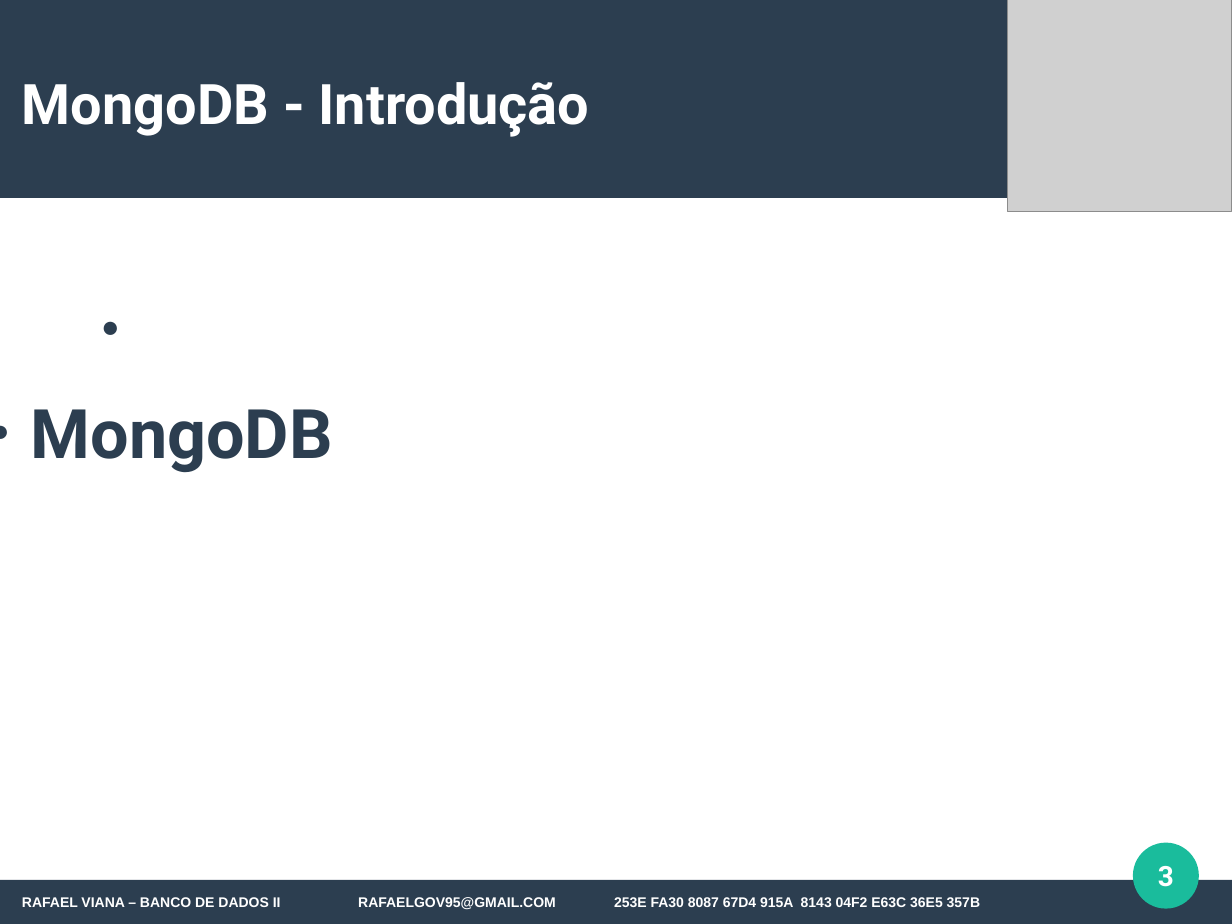
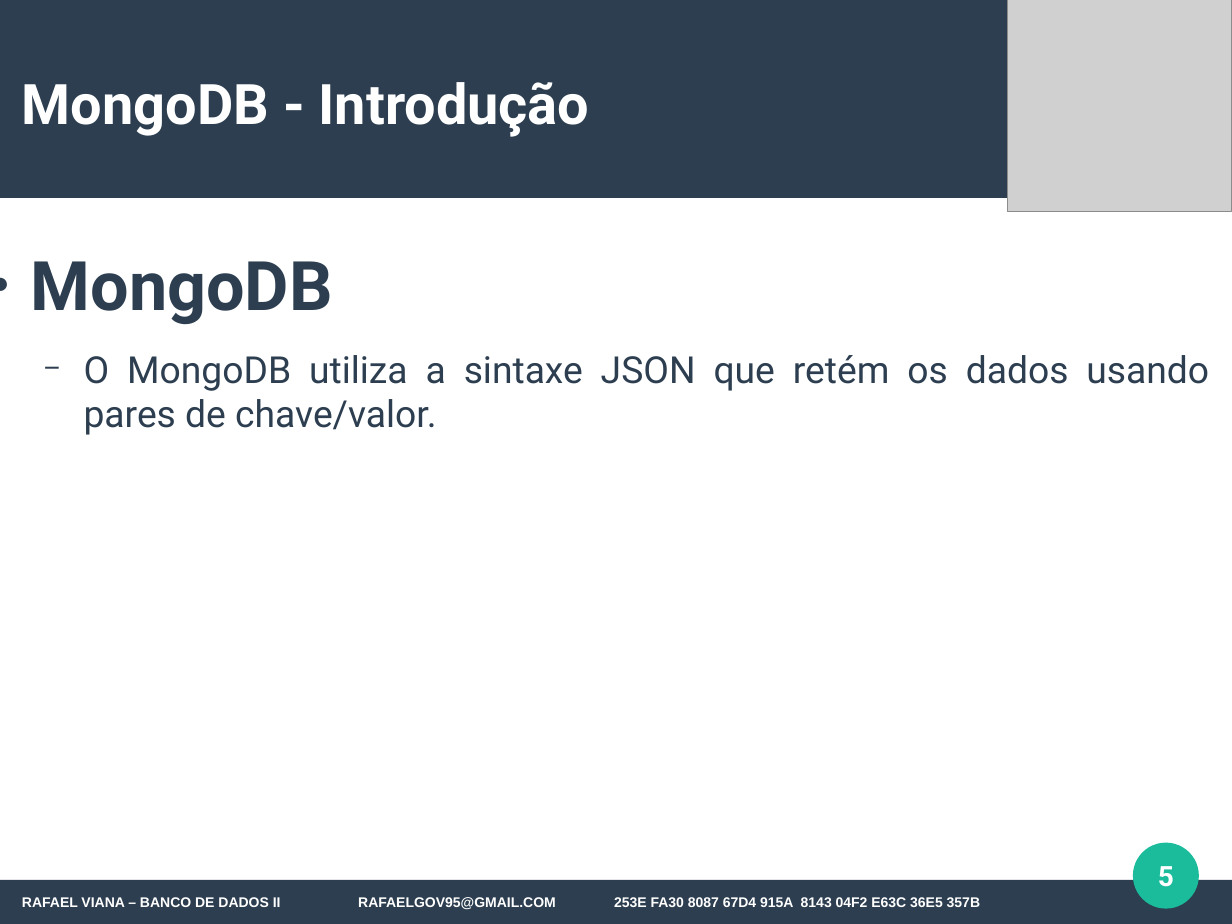
Before and after one commit to rafaelgov95/BancoDeDadosII, a slide deck: slide 5 of Atividade-Final/MongoDB/Apresentação/Angular-4.odp (slide 3 before the commit). Drawn at 1232x924 pixels with LibreOffice and Linux fonts; fonts in the diff are those of the drawing; grey boxes stand for pictures. Boxes give left, top, right and bottom in pixels: in the first picture for what was removed or moved away, otherwise in the second. Text is boxed around its words. In the diff, an @@ line names an element or a change of style, - is before the commit and + after.

```diff
--- a/Atividade-Final/MongoDB/Apresentação/Angular-4.odp
+++ b/Atividade-Final/MongoDB/Apresentação/Angular-4.odp
@@ text at [84, 355, 1209, 435]: paragraph added @@
+  − O MongoDB utiliza a sintaxe JSON que retém os dados usando pares de chave/valor.
@@ page number at [1158, 866, 1174, 887]: text changed @@
-3
+5
```
Also in this commit, not shown: 3 slides added, 1 other file.
